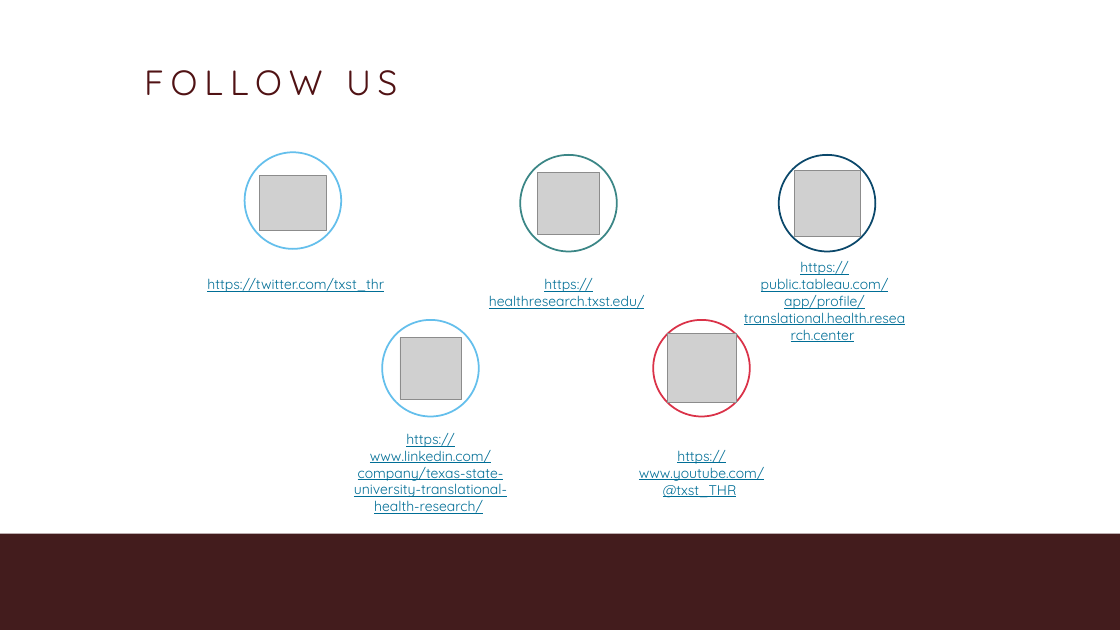
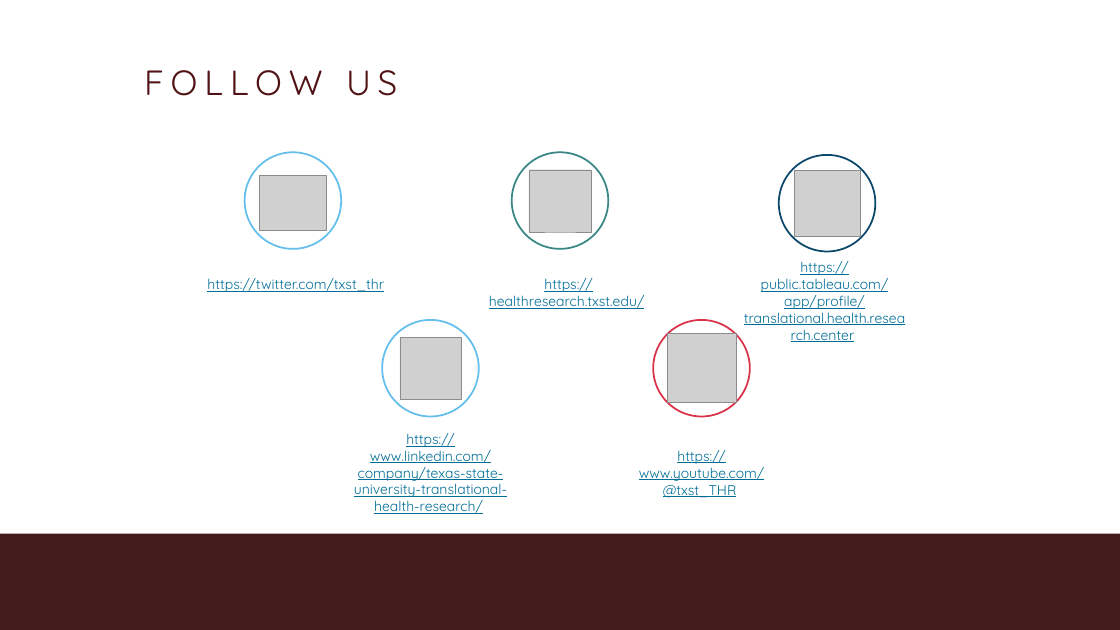
Before and after one commit to MariaElise-T/MH_Dashboard_Tutorial, a slide deck: slide 20 of Formatted Slides/Module1_Video2.pptx (slide 3 before the commit). Drawn at 1120x630 pixels with LibreOffice and Linux fonts; fonts in the diff are those of the drawing; grey boxes stand for pictures; background and template pictures are left out. Boxes give left, top, right and bottom in pixels: in the first picture for what was removed or moved away, otherwise in the second. Text is boxed around its words. In the diff, an @@ line names an element or a change of style, - is before the commit and + after.

```diff
--- a/Formatted Slides/Module1_Video2.pptx
+++ b/Formatted Slides/Module1_Video2.pptx
@@ ellipse: place and size @@
-ellipse at <box>520,155,617,252</box>
+ellipse at <box>511,152,608,249</box>
@@ picture: place and size @@
-picture at <box>538,172,600,234</box>
+picture at <box>529,170,591,232</box>
```
Also in this commit, not shown: 2 other slides changed, 17 slides added, 9 other files.
